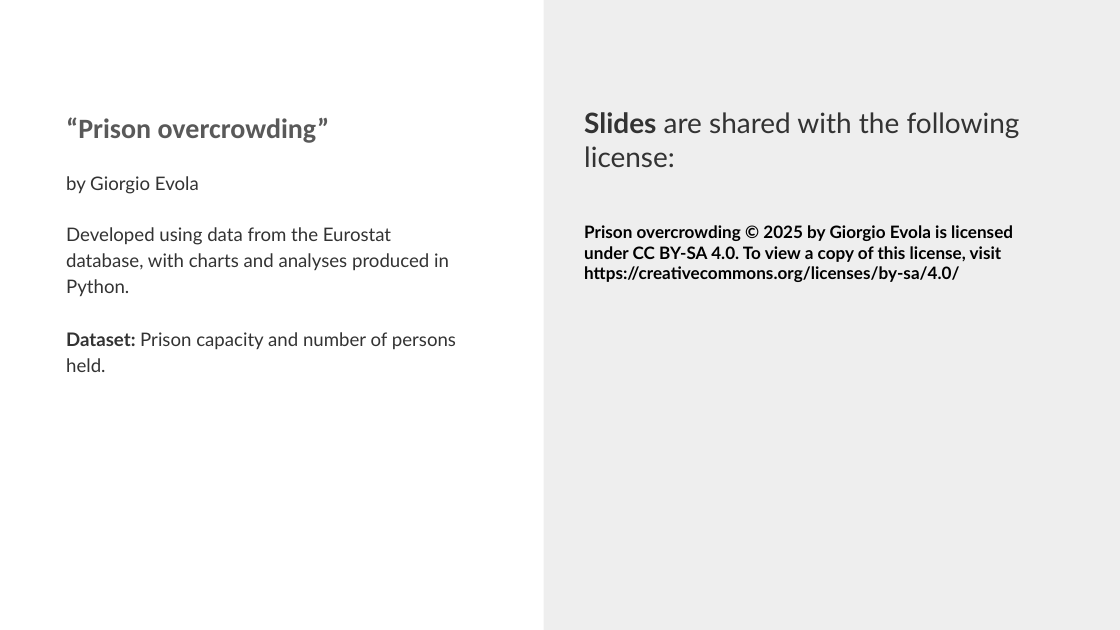
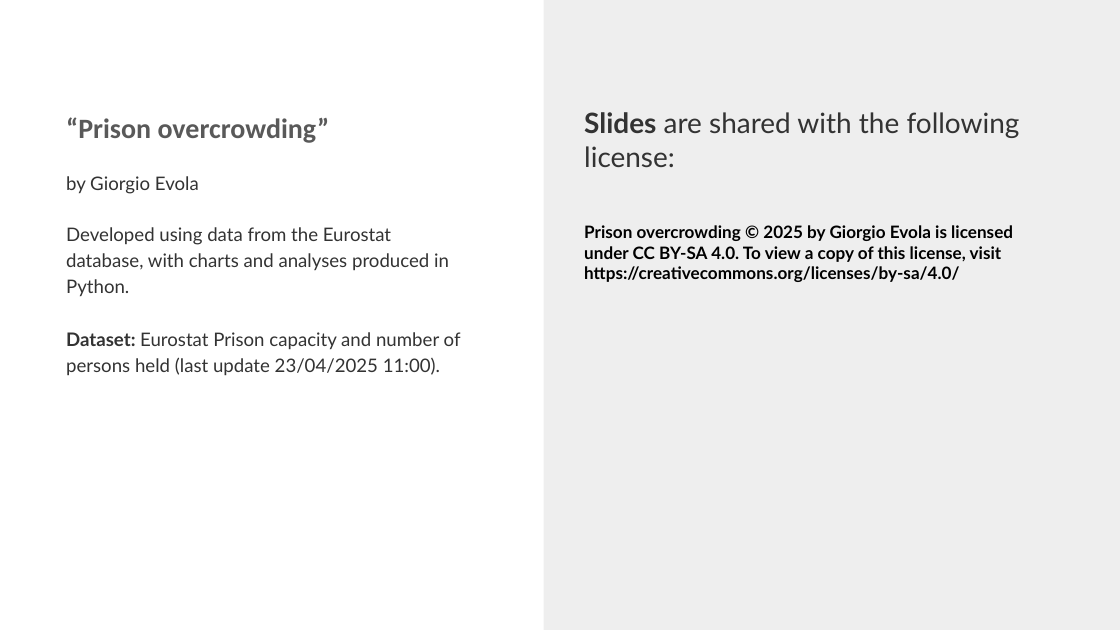
Before and after one commit to gevola-dev/FDS02Q001, a slide deck: slide 12 of data_viz/prison_data_project/26_01_03_prisons_statistics.pptx (slide 13 before the commit). Drawn at 1120x630 pixels with LibreOffice and Linux fonts; fonts in the diff are those of the drawing. Boxes give left, top, right and bottom in pixels: in the first picture for what was removed or moved away, otherwise in the second. Text is boxed around its words. In the diff, an @@ line names an element or a change of style, - is before the commit and + after.

```diff
--- a/data_viz/prison_data_project/26_01_03_prisons_statistics.pptx
+++ b/data_viz/prison_data_project/26_01_03_prisons_statistics.pptx
@@ text at [66,332,461,376]: text changed @@
-Dataset: Prison capacity and number of persons held.
+Dataset: Eurostat Prison capacity and number of persons held (last update 23/04/2025 11:00).
```
Also in this commit, not shown: 5 other slides changed, 6 slides added, 7 slides removed, 4 other files.
